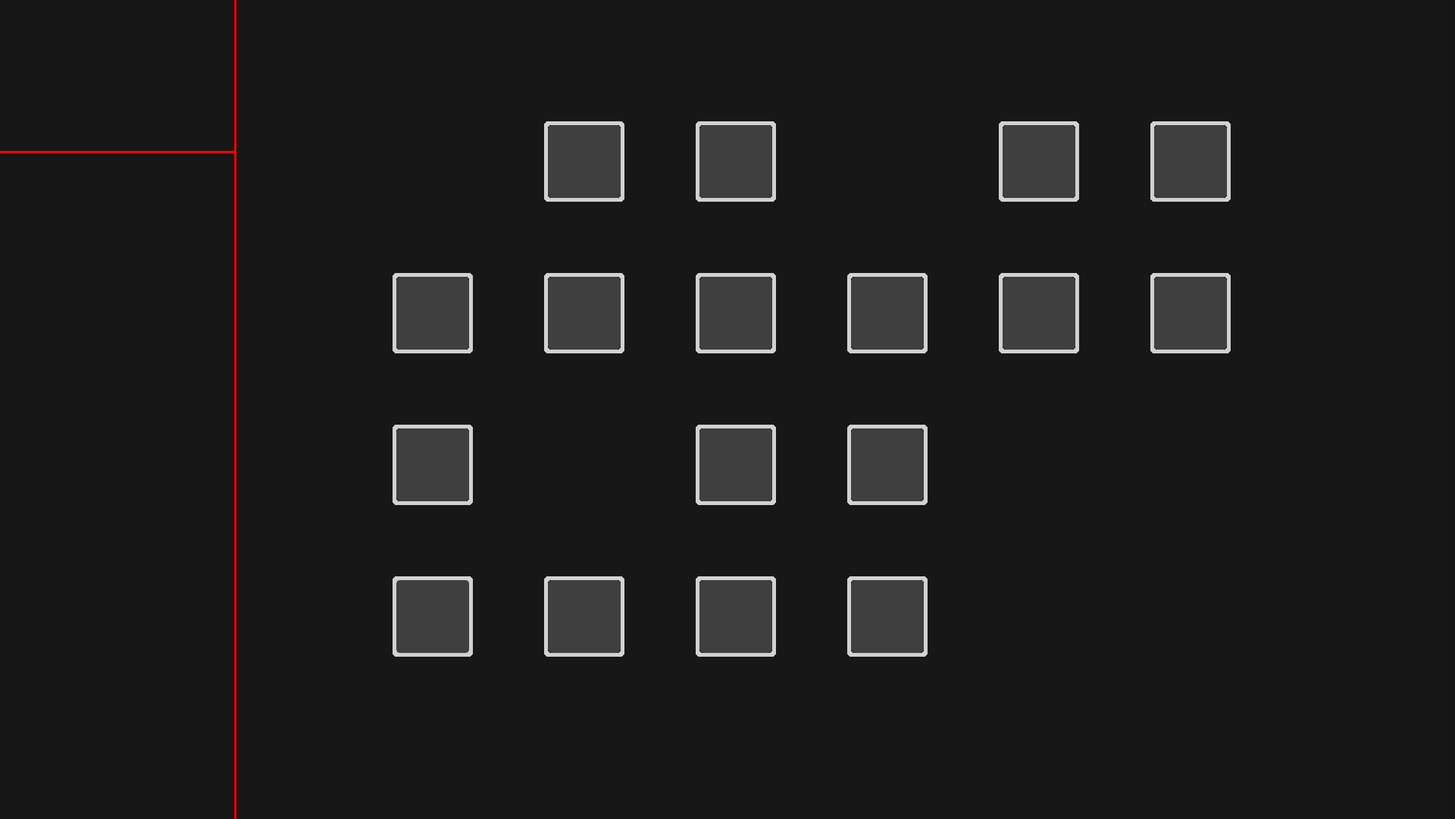
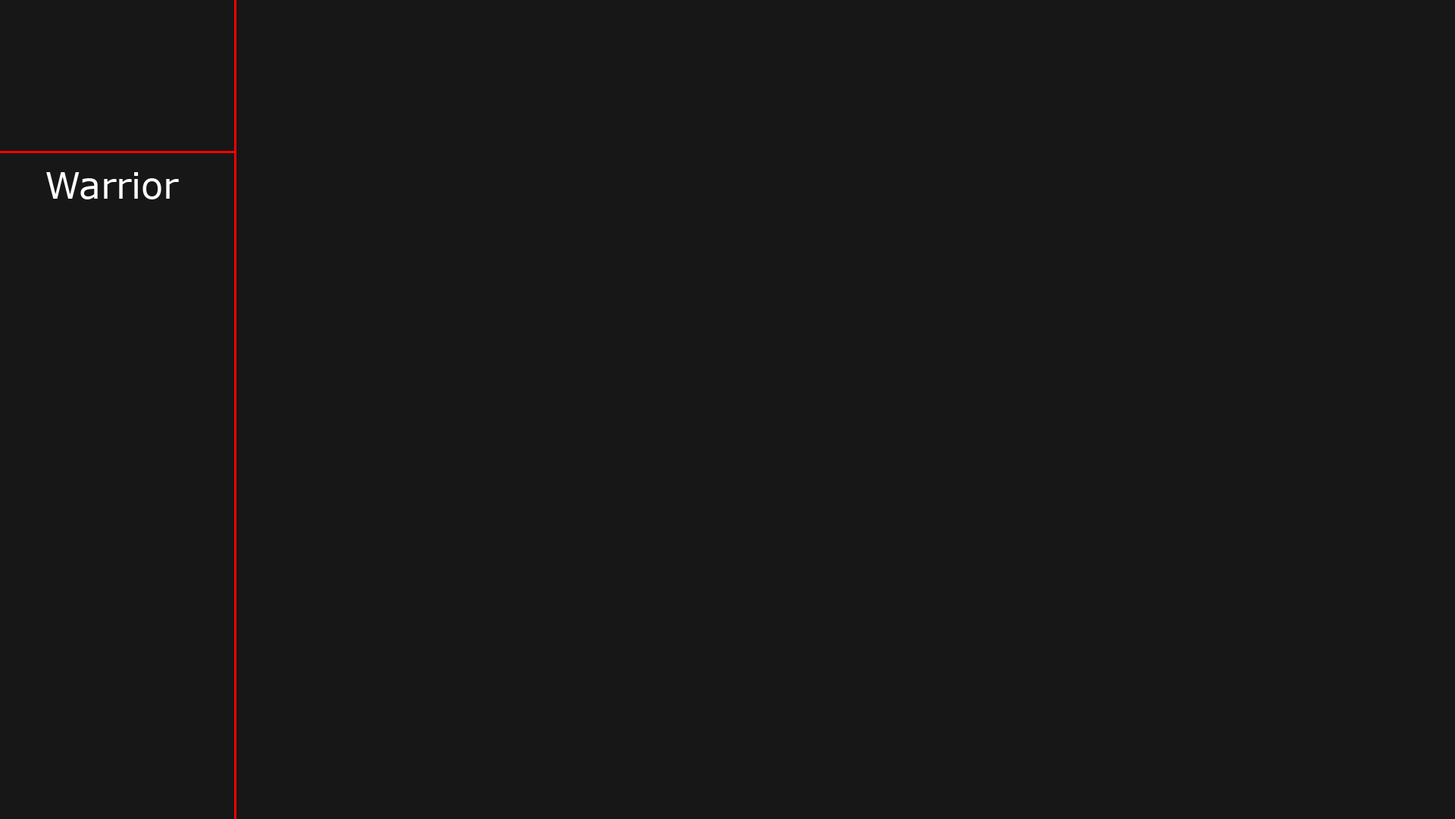
Two versions of the same layered image (1455px x 819px). Layer-by-layer changes:
added layer "Floated Layer" above "Warrior" over 46, 172, 179, 200
hid "Layer copy", painted on it over 46, 121, 1231, 657
